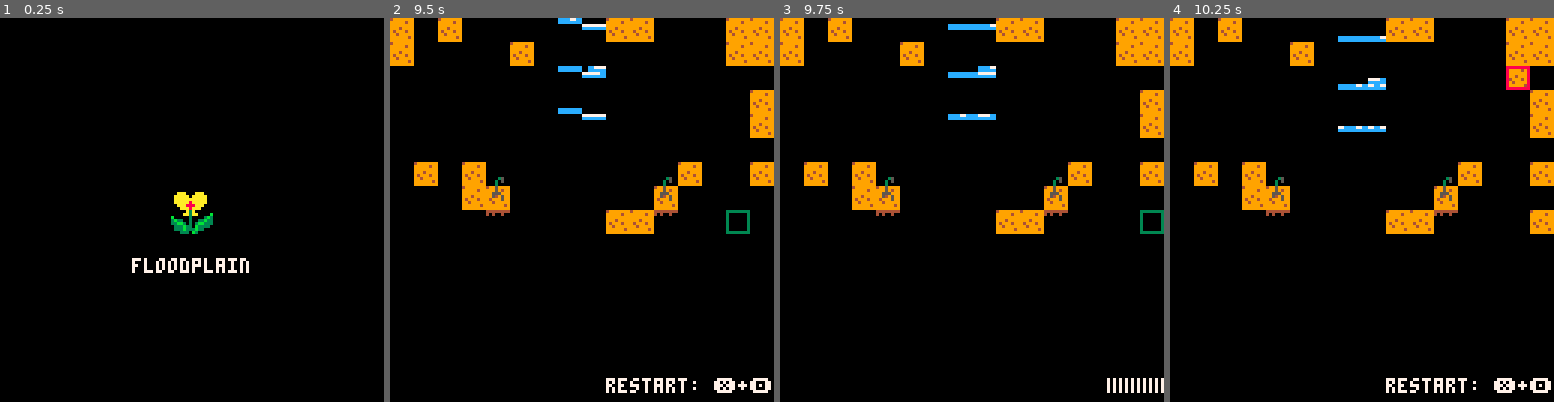
Above: before the commit, frames 1-4 (left to right).
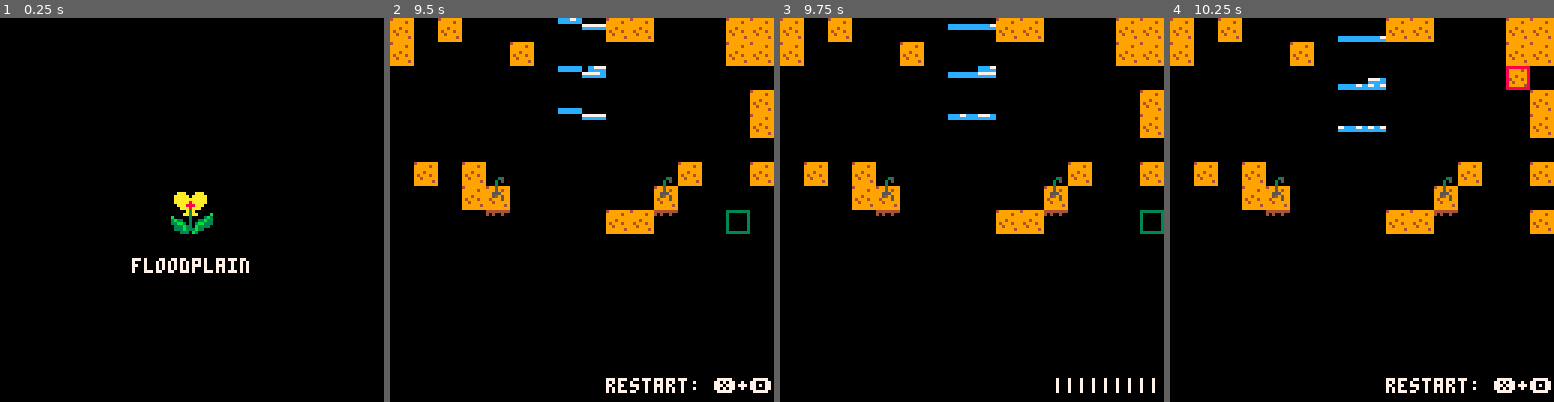
Above: after the commit, the same moments.

Repository: t-mw/herbarium
Game: PICO-8 cartridge ld38.p8
The game is run twice, just before and just after one commit, with the same random seed, the same clock (stepped at 60 frames per second) and the same inputs.
Inputs:
- Up to frame 1 (0.25 s): no input
- Up to frame 2 (9.5 s): tap X (X key) at 0.33, 1.07, 1.85, 2.97, 4.08, 5.2, 6.32, 7.43, 8.55 s; tap O (Z key) at 0.7, 1.7, 2.1, 2.5, 2.9, 3.3, 3.7, 4.1, 4.5, 4.9, 5.3, 5.7, 6.1, 6.5, 6.9, 7.3, 7.7, 8.1, 8.5, 8.9, 9.3 s; hold Right 1.6-2.1 s; hold Up 2.15-2.42 s; hold Right 2.47-3.03 s; hold Left 3.08-3.58 s; hold Down 3.63-3.97 s; hold Right 4.02-4.68 s; hold Up 4.73-5.03 s; hold Left 5.08-5.68 s; hold Down 5.73-6.03 s; hold Right 6.08-6.58 s; hold Right 6.63-7.13 s; hold Up 7.18-7.45 s; hold Right 7.5-8.07 s; hold Left 8.12-8.62 s; hold Down 8.67-9 s; hold Right from 9.05 s (still down)
- Up to frame 3 (9.75 s): tap X (X key) at 9.67 s; tap O (Z key) at 9.7 s; release Right at 9.72 s
- Up to frame 4 (10.25 s): hold Up 9.77-10.07 s; tap O (Z key) at 10.1 s; hold Left from 10.12 s (still down)

Frames 1-2 are identical in both runs. In frame 3, 0.6% of the frame differs, in the area x 71-100%, y 93-98%; in frame 4, nothing differs.

Commit message:
Increase detail in restart counter display

Diff:
--- a/ld38.p8
+++ b/ld38.p8
@@ -581,9 +581,9 @@
   local x = 127
 
   if state_restarting then
-    for i=1,flr(state_restart_countdown / 10) do
-      msg = msg.."▥"
-      x -= 6
+    for i=1,flr(state_restart_countdown / 4) do
+      msg = msg.."|"
+      x -= 4
     end
   else
     msg = "restart: ❎+🅾️"
